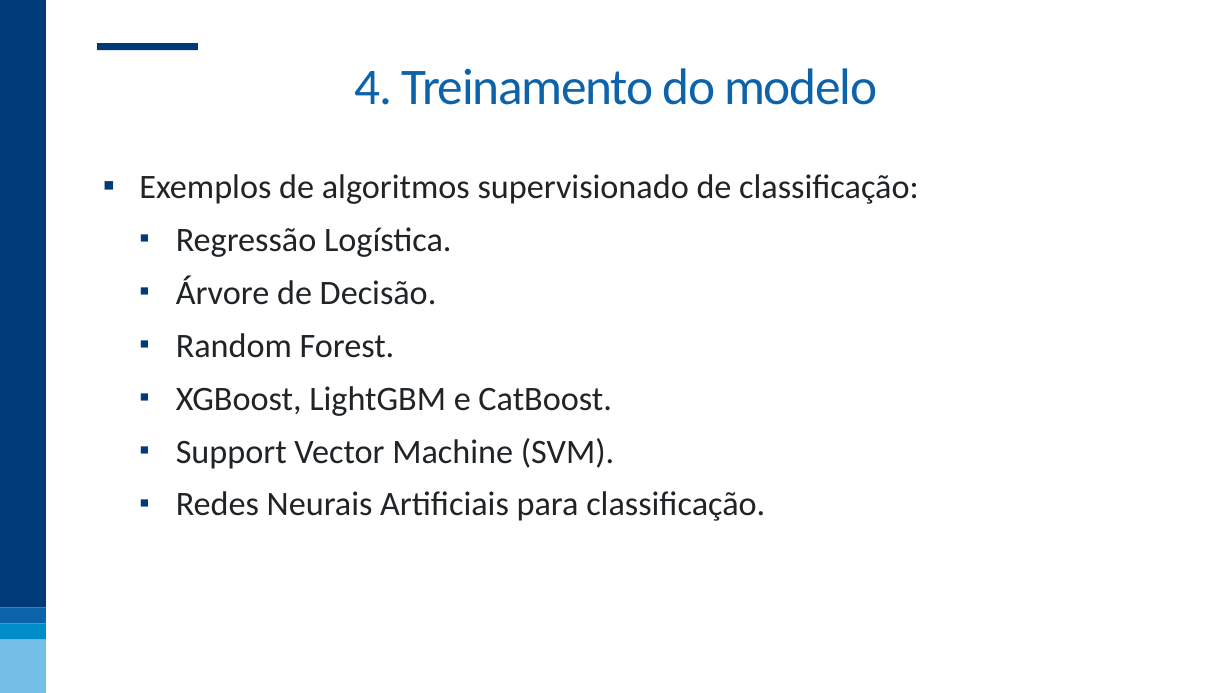
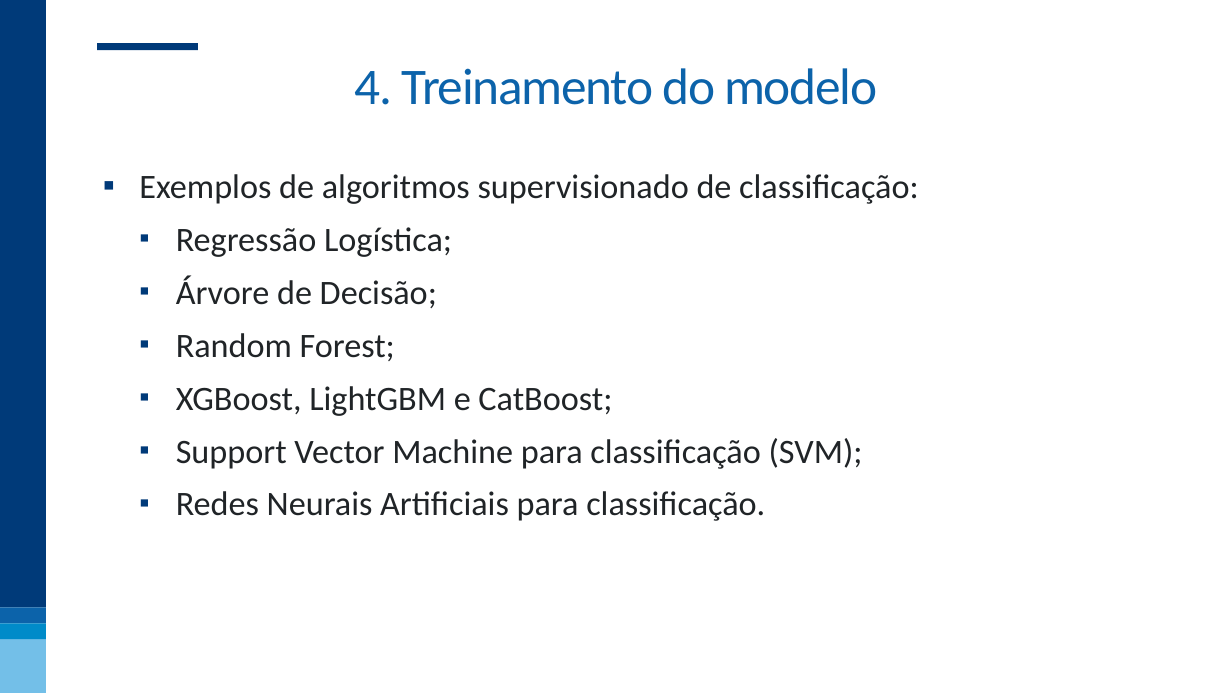
Before and after one commit to nogueira-cavalcante/fgv, a slide deck: slide 54 of MLOps e Versionamento/apresentações/MLOps e Versionamento.pptx. Drawn at 1232x693 pixels with LibreOffice and Linux fonts; fonts in the diff are those of the drawing; background and template pictures are left out. Boxes give left, top, right and bottom in pixels: in the first picture for what was removed or moved away, otherwise in the second. Text is boxed around its words. In the diff, an @@ line names an element or a change of style, - is before the commit and + after.

```diff
--- a/MLOps e Versionamento/apresentações/MLOps e Versionamento.pptx
+++ b/MLOps e Versionamento/apresentações/MLOps e Versionamento.pptx
@@ text at [176, 227, 863, 469]: text changed @@
-  ▪ Regressão Logística.
-  ▪ Árvore de Decisão.
-  ▪ Random Forest.
-  ▪ XGBoost, LightGBM e CatBoost.
-  ▪ Support Vector Machine (SVM).
+  ▪ Regressão Logística;
+  ▪ Árvore de Decisão;
+  ▪ Random Forest;
+  ▪ XGBoost, LightGBM e CatBoost;
+  ▪ Support Vector Machine para classificação (SVM);
```
Also in this commit, not shown: 13 other slides changed.
